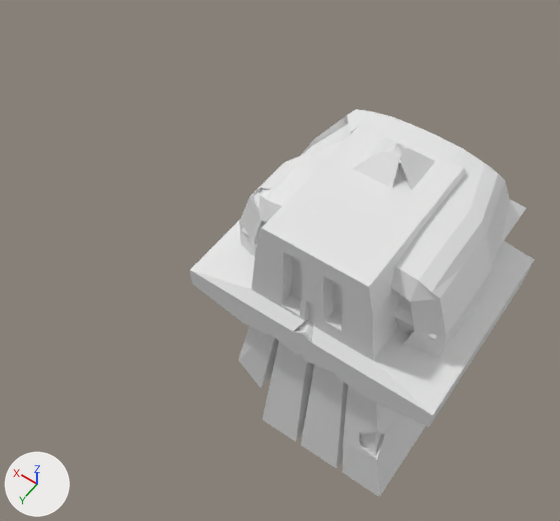
The Blender file art/models/props/rock_skulls/rock_skulls.blend: old version first, new version second.
One viewpoint serves both versions: a camera (50 mm lens) standing at (-1.48, 3.33, 5.1) and looking at (0.71, 0.26, 0.27). The axes (+X, +Y, +Z) are drawn at lower left. The lights are the same throughout. The first picture is the older version.

Objects in the first picture: 'rock_skull1', 'rock_skull2', 'rock_skull3'.
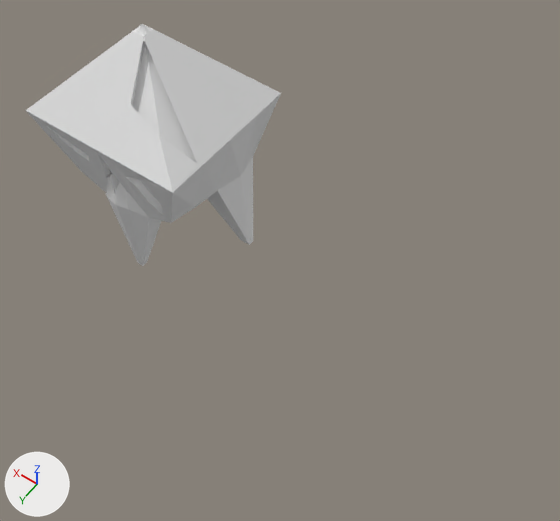
Boxes (x1, y1, x2, y2) around the edits, measured in the pictures (560 x 521 px):
'rock_skull3', hidden: before (190, 121, 534, 497)
'rock_skull2', moved: before (240, 136, 526, 341); after (26, 24, 281, 266)
'rock_skull1', hidden: before (239, 109, 510, 357)

The change in detail:
Object 'rock_skull1' (ob_rock_skull1) is now hidden.
Object 'rock_skull3' (ob_rock_skull3) is now hidden.
Object 'rock_skull2' (ob_rock_skull2) moves from (0.0, 0.0, 1.0) to (2.129, 0.0, 1.0).
